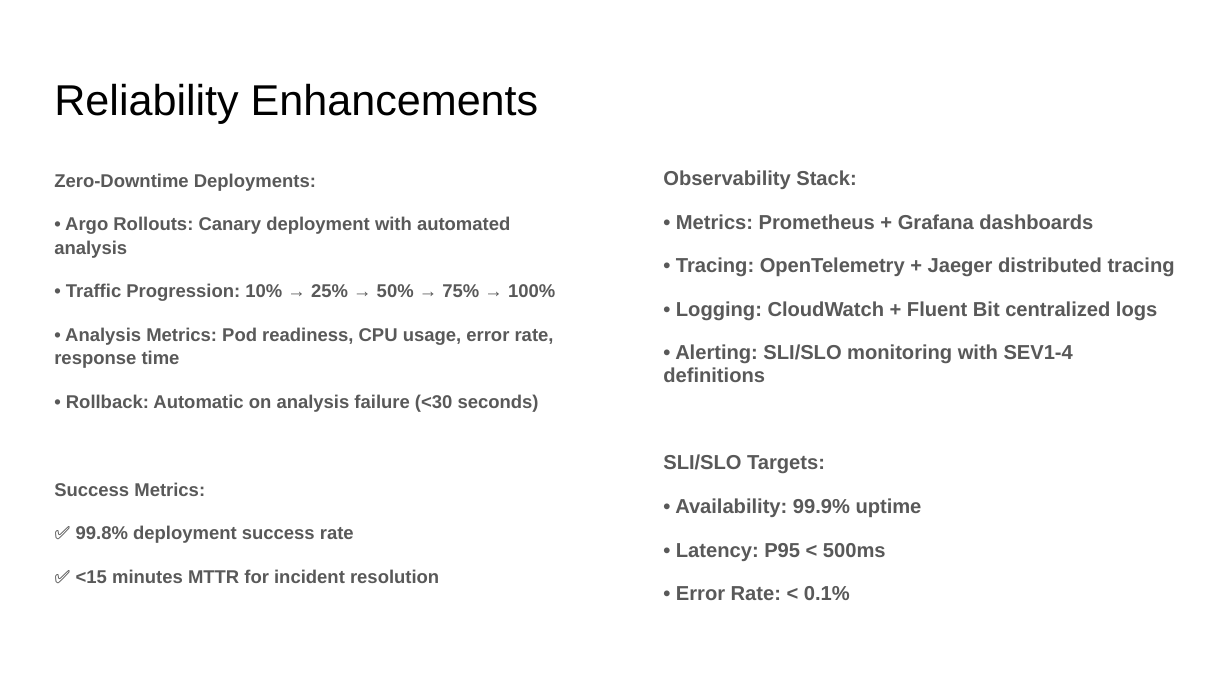
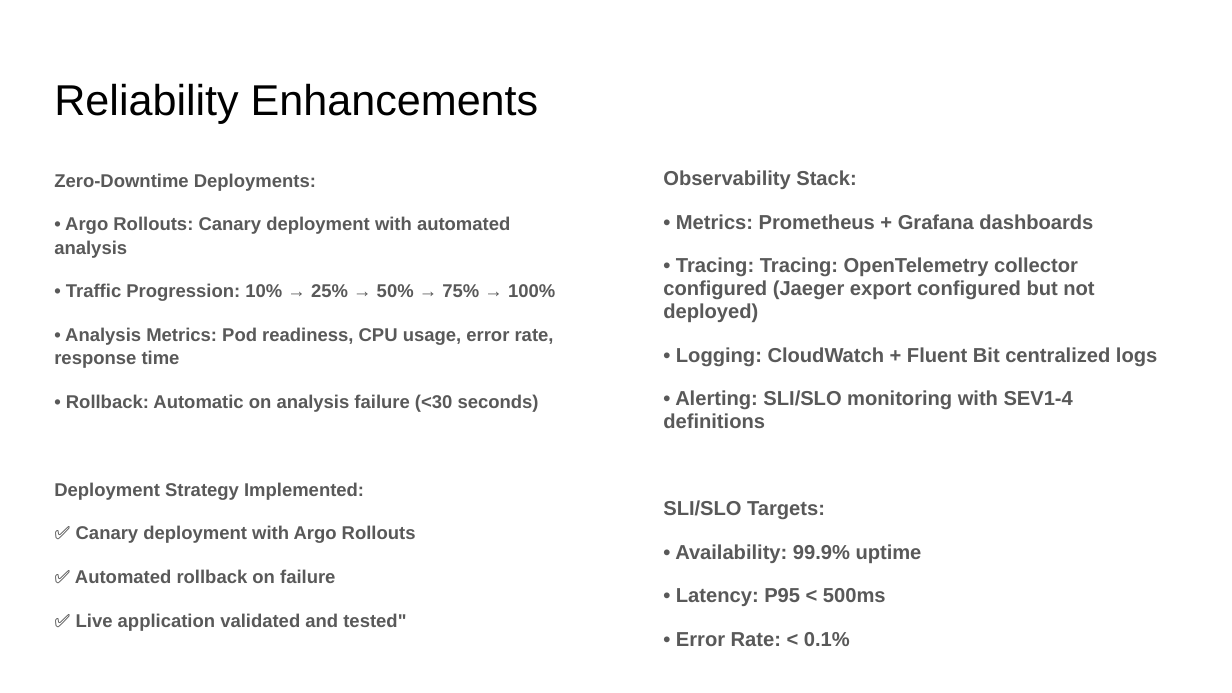
Before and after one commit to chiju/tbyte, a slide deck: slide 6 of docs/presentation.pptx. Drawn at 1232x693 pixels with LibreOffice and Linux fonts; fonts in the diff are those of the drawing. Boxes give left, top, right and bottom in pixels: in the first picture for what was removed or moved away, otherwise in the second. Text is boxed around its words. In the diff, an @@ line names an element or a change of style, - is before the commit and + after.

```diff
--- a/docs/presentation.pptx
+++ b/docs/presentation.pptx
@@ text at (663,257,1094,322): text changed @@
-• Tracing: OpenTelemetry + Jaeger distributed tracing
+• Tracing: Tracing: OpenTelemetry collector configured (Jaeger export configured but not deployed)
@@ text at (54,482,416,631): text changed @@
-Success Metrics:
-✅ 99.8% deployment success rate
-✅ <15 minutes MTTR for incident resolution
+Deployment Strategy Implemented:
+✅ Canary deployment with Argo Rollouts
+✅ Automated rollback on failure
+✅ Live application validated and tested"
```
Also in this commit, not shown: 5 other slides changed, 1 slide removed.
